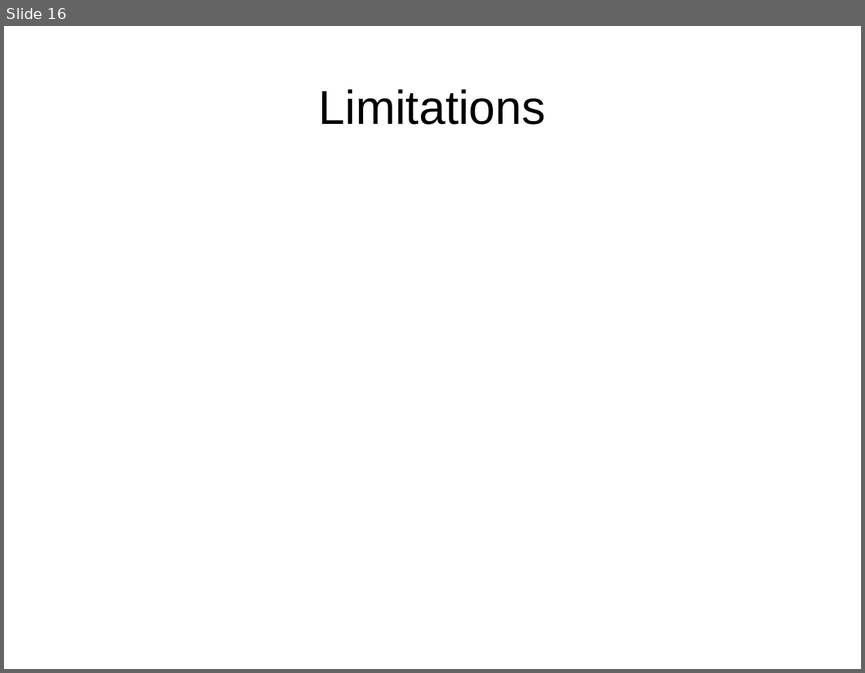
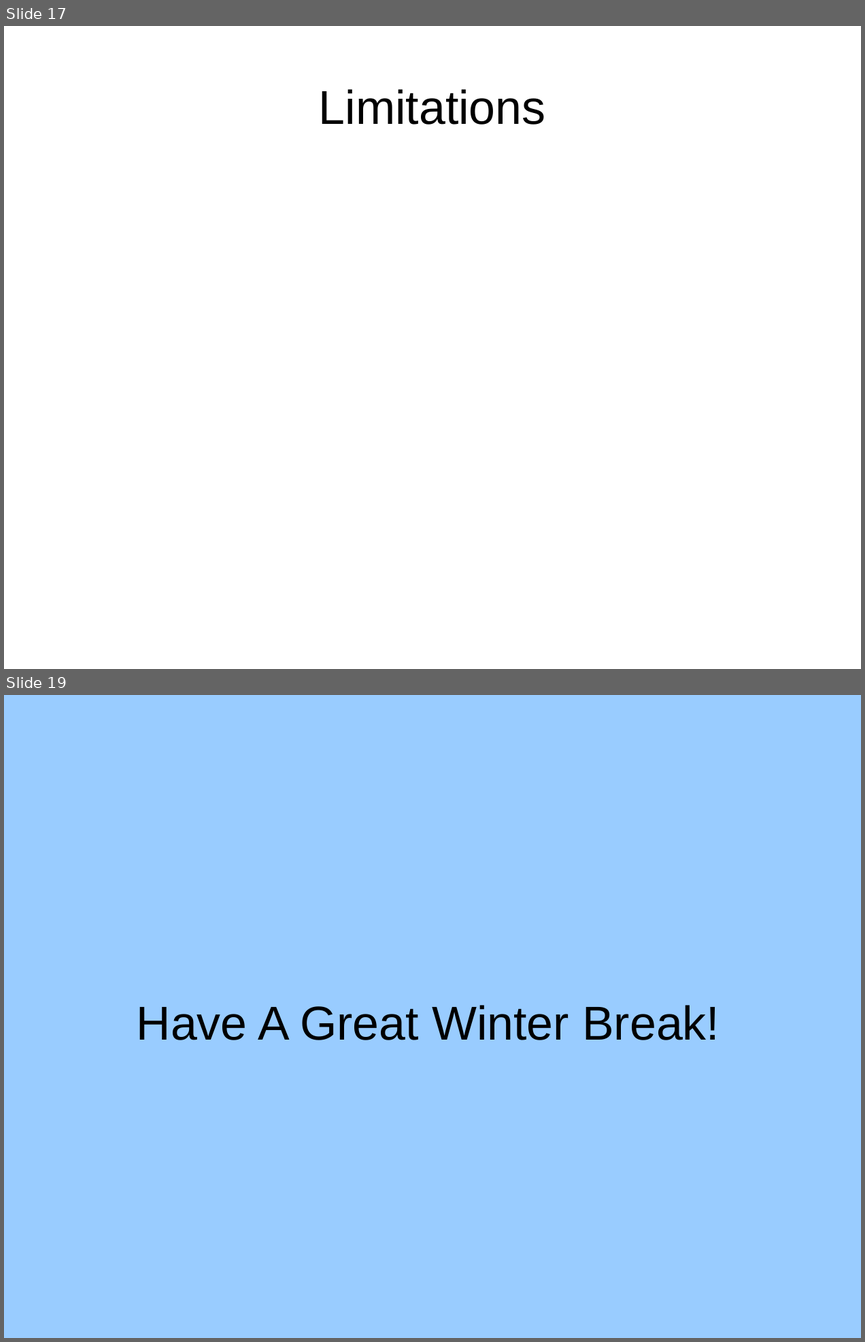
Before and after one commit to fsuarez2005/cosc481-frank-placemap, a slide deck: doc/presentation.odp. Shown one above the other, each under a label of ours: slide 16 before the commit, slides 17 and 19 after it; the slides between them are not shown. The pictures are 865x673 and 865x1342 pixels, drawn with LibreOffice and Linux fonts; fonts in the diff are those of the drawing; background and template pictures are left out. Boxes give left, top, right and bottom in pixels: in the first picture for what was removed or moved away, otherwise in the second. Text is boxed around its words. In the diff, an @@ line names an element or a change of style, - is before the commit and + after.

```diff
--- a/doc/presentation.odp
+++ b/doc/presentation.odp
@@ slide 19 added at (x1=4, y1=695, x2=861, y2=1338), background #99CCFF @@
@@ title added at (x1=137, y1=1005, x2=719, y2=1040), 44 pt, text #000000 @@
+Have A Great Winter Break!
@@ what was slide 16 is now slide 17 @@
```
Also in this commit, not shown: 8 slides changed, 1 other slide added.
